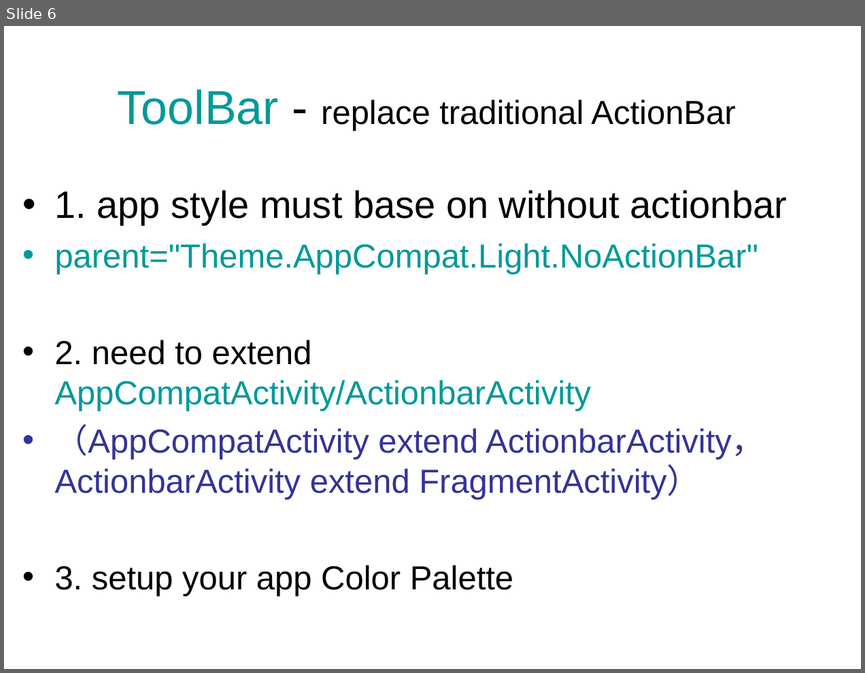
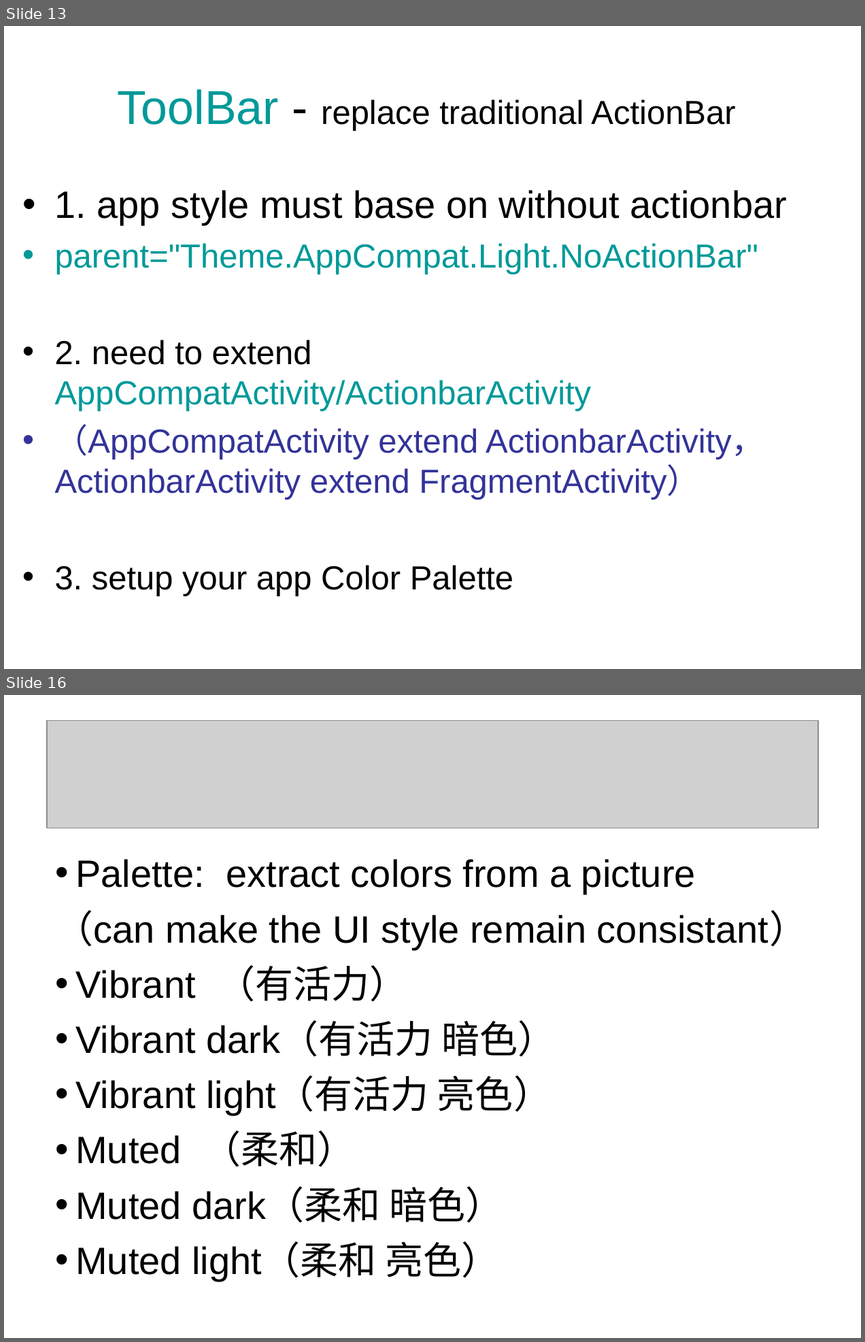
Before and after one commit to AlminChou/MaterialDemo, a slide deck: Material design.ppt. Shown one above the other, each under a label of ours: slide 6 before the commit, slides 13 and 16 after it; the slides between them are not shown. The pictures are 865x673 and 865x1342 pixels, drawn with LibreOffice and Linux fonts; fonts in the diff are those of the drawing; grey boxes stand for pictures. Boxes give left, top, right and bottom in pixels: in the first picture for what was removed or moved away, otherwise in the second. Text is boxed around its words. In the diff, an @@ line names an element or a change of style, - is before the commit and + after.

```diff
--- a/Material design.ppt
+++ b/Material design.ppt
@@ slide 16 added at <box>4,695,861,1338</box>, background #FFFFFF @@
@@ picture added at <box>47,721,818,828</box> @@
@@ text added at <box>56,859,808,1281</box>, 32 pt, text #000000 @@
+• Palette: extract colors from a picture
+（can make the UI style remain consistant）
+• Vibrant （有活力）
+• Vibrant dark（有活力 暗色）
+• Vibrant light（有活力 亮色）
+• Muted （柔和）
+• Muted dark（柔和 暗色）
+• Muted light（柔和 亮色）
@@ what was slide 6 is now slide 13 @@
```
Also in this commit, not shown: 3 slides changed, 19 other slides added, 2 slides removed, 17 other files.
